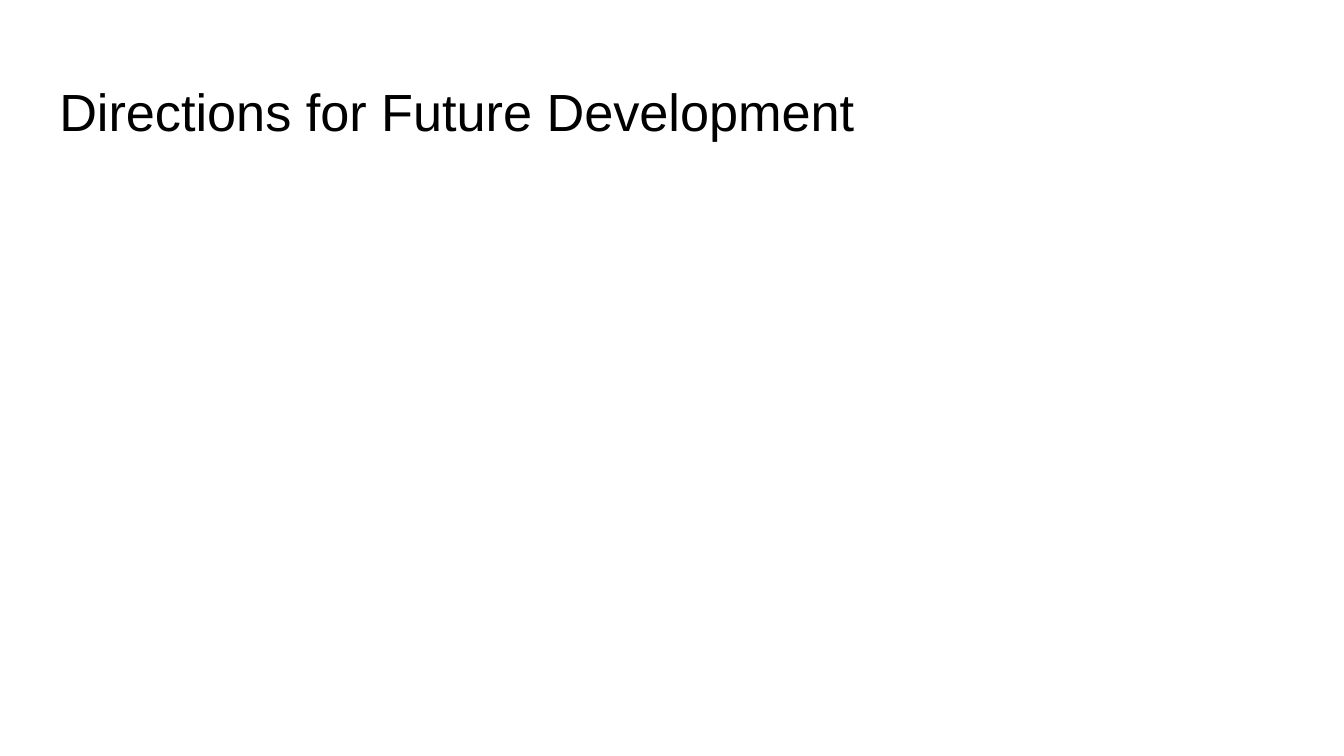
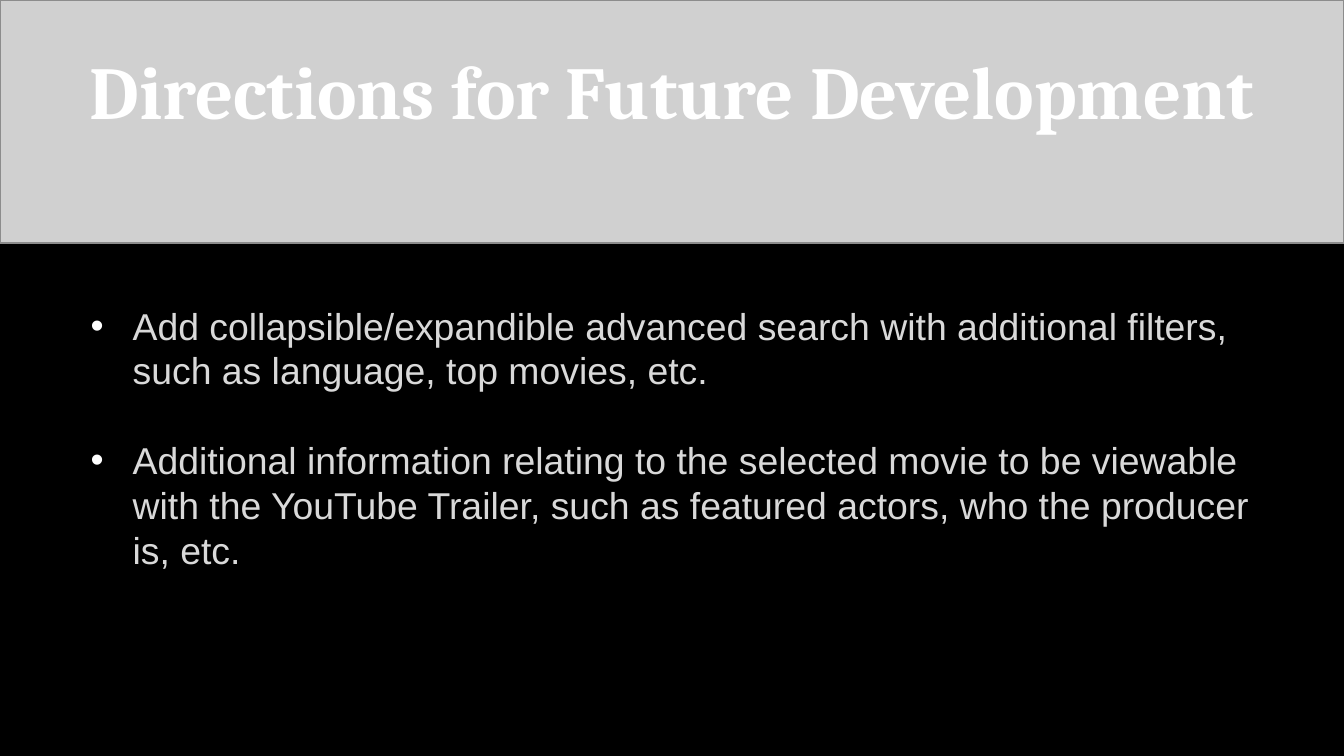
Before and after one commit to carolinemae/YouTrailer, a slide deck: slide 6 of presentation/project-presentation.pptx. Drawn at 1344x756 pixels with LibreOffice and Linux fonts; fonts in the diff are those of the drawing; grey boxes stand for pictures. Boxes give left, top, right and bottom in pixels: in the first picture for what was removed or moved away, otherwise in the second. Text is boxed around its words. In the diff, an @@ line names an element or a change of style, - is before the commit and + after.

```diff
--- a/presentation/project-presentation.pptx
+++ b/presentation/project-presentation.pptx
@@ background #FFFFFF to #000000 @@
@@ picture added at box(0, 0, 1344, 243) @@
@@ text "Directions for Future Development": place and size @@
-text "Directions for Future Development" at box(59, 93, 855, 141)
+text "Directions for Future Development" at box(90, 66, 1254, 134)
@@ text "Directions for Future Development" at box(90, 66, 1254, 134): size 28 to 40 pt, font Arial to Cambria, text colour #000000 to #FFFFFF, bold on; alignment left to centre @@
@@ text added at box(133, 313, 1248, 569), 20 pt, text #D9D9D9 @@
+• Add collapsible/expandible advanced search with additional filters, such as language, top movies, etc.
+• Additional information relating to the selected movie to be viewable with the YouTube Trailer, such as featured actors, who the producer is, etc.
```
Also in this commit, not shown: 4 other slides changed, 2 slides added, 2 slides removed, 1 other file.
